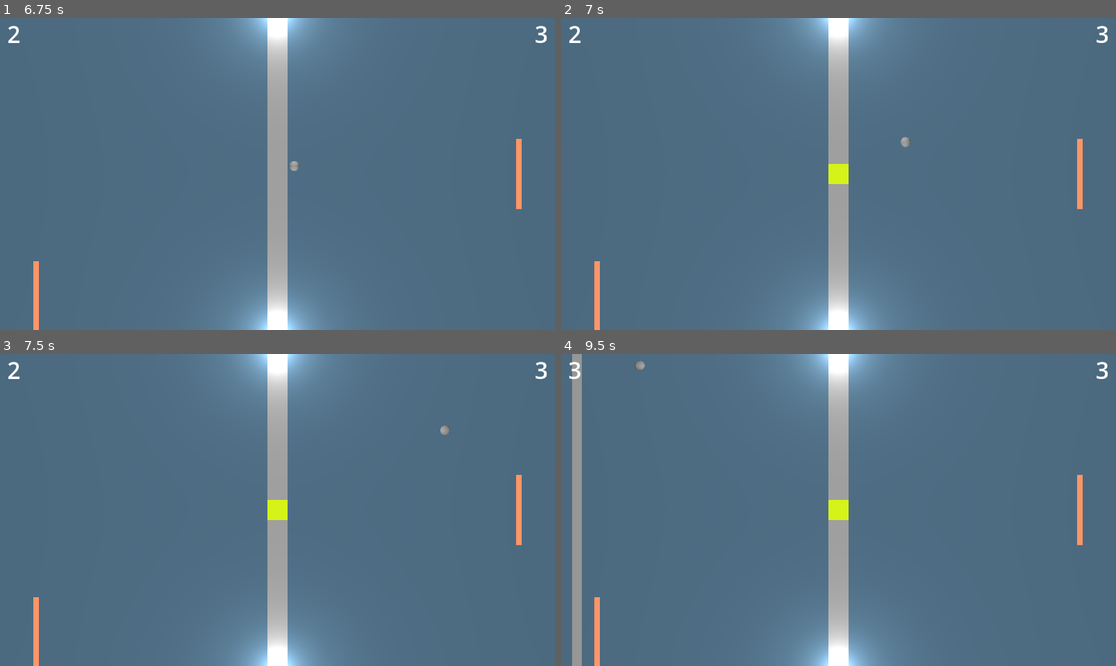
Above: before the commit, frames 1-4 (two rows, left to right).
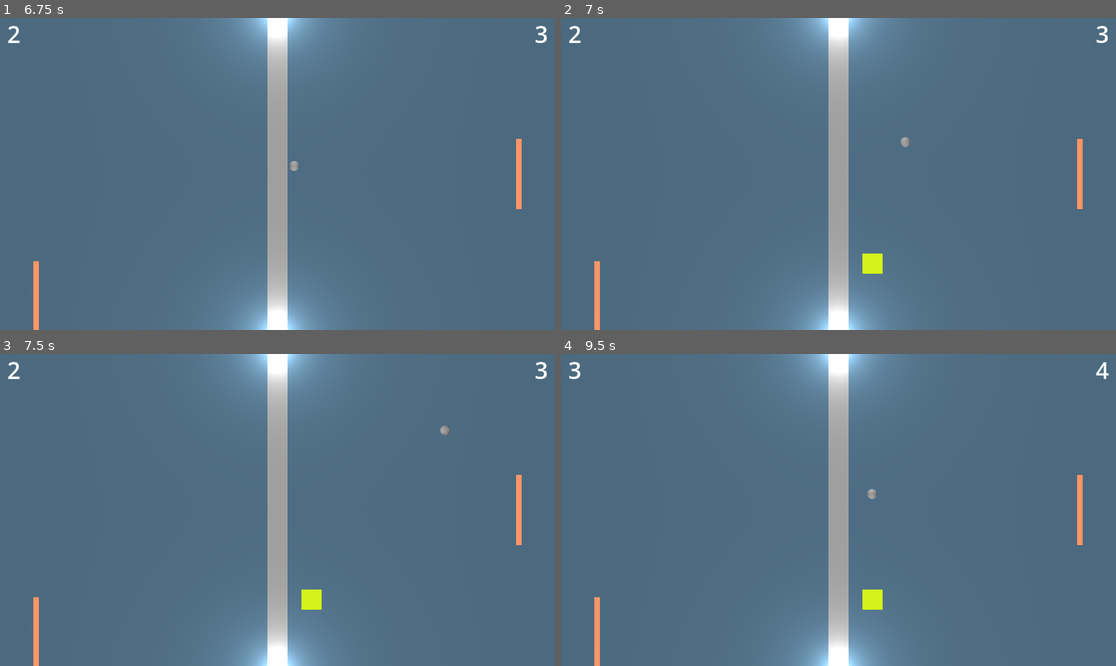
Above: after the commit, the same moments.

Repository: Eryans/godot_pong
Game: Godot game, scene res://scenes/main.tscn
The game is run twice, just before and just after one commit, with the same random seed, the same clock (stepped at 60 frames per second) and the same inputs.
Inputs:
- Up to frame 1 (6.75 s): hold Up (ui_up) 0.53-1.28 s; hold S (down) 1.28-2.03 s; tap Enter at 2, 5.75 s; hold Up (ui_up) 2.03-3.53 s; hold S (down) 3.53-5.78 s; tap Space at 5, 6.5 s; hold Up (ui_up) from 5.78 s (still down)
- Up to frame 2 (7 s): keep holding Up (ui_up)
- Up to frame 3 (7.5 s): keep holding Up (ui_up)
- Up to frame 4 (9.5 s): release Up (ui_up) at 8.03 s; hold S (down) from 8.03 s (still down)

Frame 1 is identical in both runs. In frame 2, 0.5% of the frame differs, in the area x 48-58%, y 46-82%; in frame 3, 0.5%; in frame 4, 2.3%, in the area x 2-99%, y 0-100%.

Commit message:
feat: 🚧 bonus spawn randomly in a defined area, ai will attempt to get them sometimes

Diff:
--- a/entities/bonus/bonus.gd
+++ b/entities/bonus/bonus.gd
@@ -8,4 +8,5 @@
 
 func _on_area_entered(area: Area3D) -> void:
     if (area is Ball):
-        EventManager.bonus_was_hit_emit(self, area.last_hitted_paddle)
+        EventManager.bonus_was_hit_emit(self, area.last_hitted_paddle);
+        call_deferred("queue_free");
--- a/entities/bonus/bonus.tscn
+++ b/entities/bonus/bonus.tscn
@@ -9,7 +9,7 @@
 
 [sub_resource type="BoxShape3D" id="BoxShape3D_piybw"]
 
-[node name="Bonus" type="Area3D"]
+[node name="Bonus" type="Area3D" groups=["bonus"]]
 script = ExtResource("1_r8c8f")
 
 [node name="MeshInstance3D" type="MeshInstance3D" parent="."]
--- a/main_scripts/ai.gd
+++ b/main_scripts/ai.gd
@@ -27,7 +27,6 @@
 
 func _physics_process(_delta: float) -> void:
 	#TODO : Refactor this bit to have a better separation of responsability
-	# Or not ? who cares
 	player_paddle.direction = Input.get_axis("up", "down")
 	if (is_two_player_mode):
 		ai_paddle.direction = Input.get_axis("ui_up", "ui_down")
@@ -70,8 +69,11 @@
 			_target = player_paddle_vector + Vector3(0, 0, 1) * rng.randi_range(-_arena_half_width, _arena_half_width);
 		3: # Aim for player contrary point
 			_target = player_paddle_vector + Vector3(0, 0, 1) * (-_arena_half_width if player_paddle.global_position.z > 0 else _arena_half_width);
-		_, 1: # aim for center
+		_, 1: # aim for center or bonus
 			_target = Vector3.ZERO;
+			var current_bonus: Array[Node] = get_tree().get_nodes_in_group("bonus");
+			if (!current_bonus.is_empty()):
+				_target = (current_bonus[0] as Bonus).global_position;
 	debug_mesh.global_position = _target
 
 
--- a/main_scripts/bonus_manager.gd
+++ b/main_scripts/bonus_manager.gd
@@ -12,12 +12,16 @@
 	EventManager.bonus_was_hit.connect(_on_bonus_hit);
 
 func spawn() -> void:
-	var scene = bonus_scene.instantiate();
-	get_tree().current_scene.add_child.call_deferred(scene);
+	var scene: Bonus = bonus_scene.instantiate();
+	get_tree().current_scene.add_child(scene);
+	scene.global_position = Vector3(rng.randf_range(-7, 7), 0, rng.randf_range(-7, 7));
 
 func _on_bonus_hit(_bonus: Bonus, _paddle_who_hit: Enums.PlayerTagEnum) -> void:
 	EventManager.activate_shield_bonus_emit(_paddle_who_hit);
 	pass
 
 func _on_spawn_timeout() -> void:
-	spawn();
+	var current_bonus: Array[Node] = get_tree().get_nodes_in_group("bonus");
+	if (current_bonus.is_empty()):
+		call_deferred("spawn");
+	_spawn_timer.start(rng.randf_range(5, 10))
